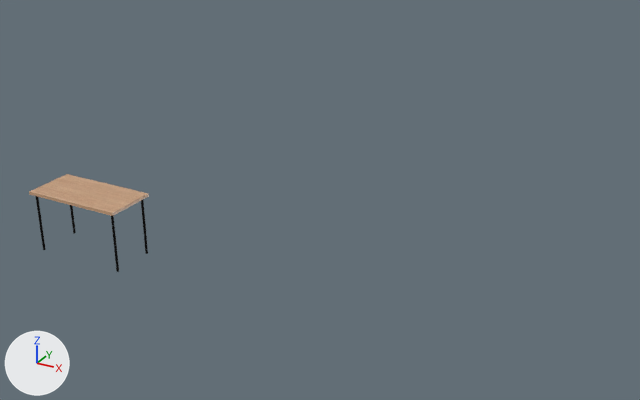
A saved change to the glTF model public/models/MittCirkel.glb.
Rendered twice from a 50 mm lens placed at (5.92, -11.35, 4.6), pointed at (1.12, -2.63, 0.24). Arrows for +X, +Y and +Z are at lower left; the lights stay in place. The first picture is the older version. Both versions are drawn at frame 60 of the action 'MITTCIRKEL / ADILS  DeskAction'; the numbers are the values there.
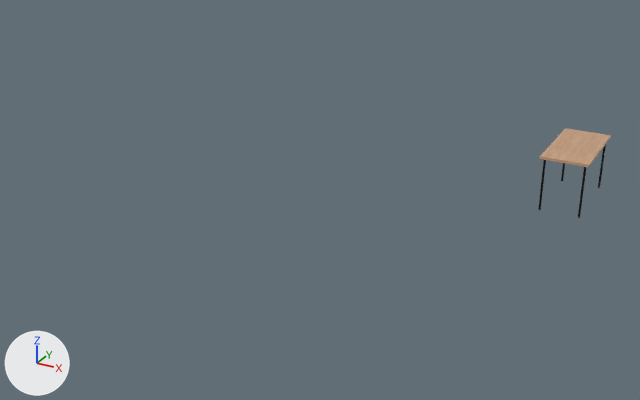
ob_mittcirkel___adils__desk is not drawn itself; it is the parent of ob_cube_024, ob_cylinder_005, ob_cylinder_006.

Edits to the bpy script that builds the scene:
```text
Change ob_mittcirkel___adils__desk:
    ob_mittcirkel___adils__desk.location: (-0.689, -4.658, 0.0) -> (3.668, -0.536, 0.0)
    ob_mittcirkel___adils__desk.rotation_euler: (0.0, 0.0, -3.142) -> (0.0, 0.0, 1.573)  # degrees (0, 0, -180) -> degrees (0, 0, 90)
```

Where the change shows, as pixel boxes (x1, y1, x2, y2) in the pictures (640 x 400 px):
'Cube.024', moved, turned: before (29, 174, 149, 216); after (540, 128, 611, 167)
'Cylinder.005', moved, turned: before (36, 196, 148, 271); after (538, 145, 606, 218)
